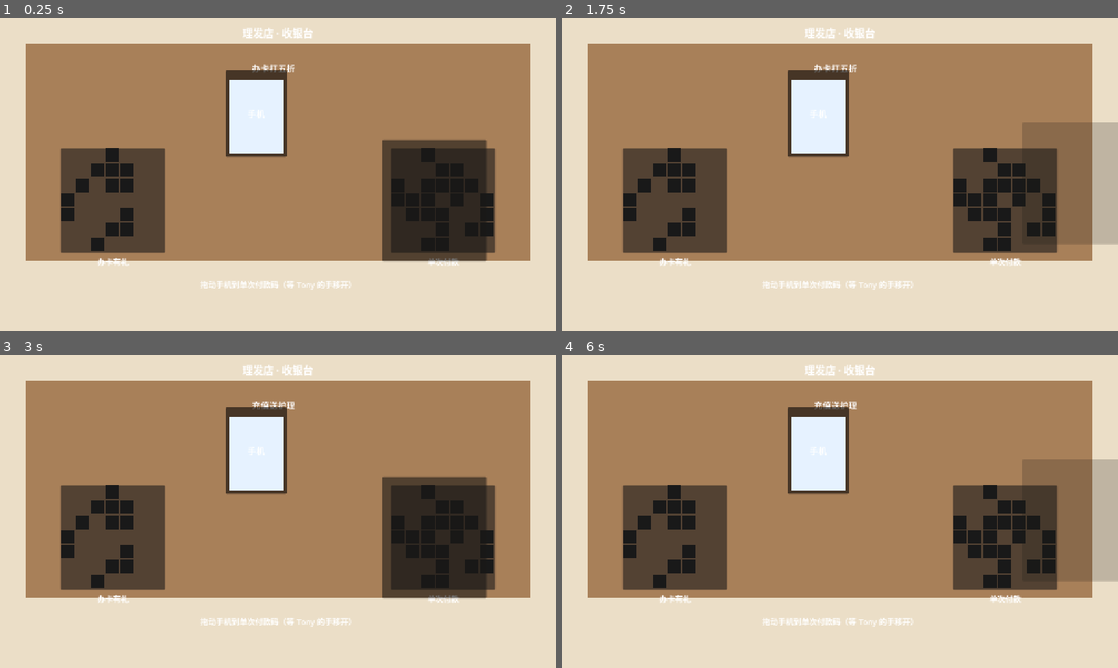
Above: before the commit, frames 1-4 (two rows, left to right).
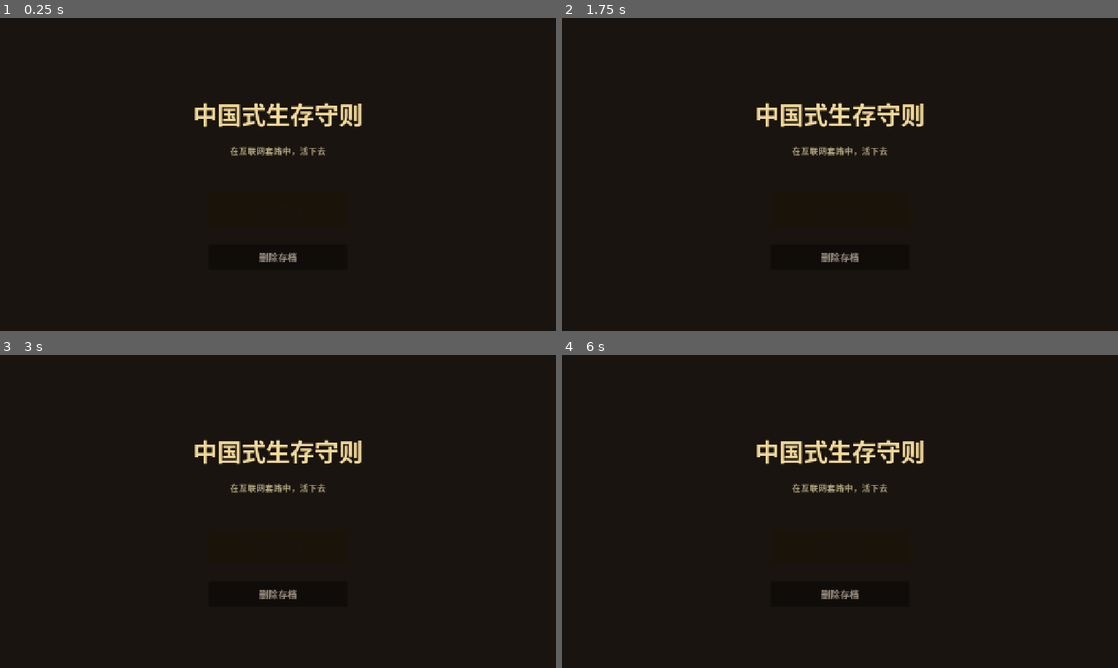
Above: after the commit, the same moments.

Repository: t5057517/zhongguoshi-shengcun-shouze
Game: Godot game, scene res://scenes/Main.tscn
The game is run twice, just before and just after one commit, with the same random seed, the same clock (stepped at 60 frames per second) and the same inputs.
Inputs (mouse positions are in pixels of both pictures, inside the frame that each line leads up to):
- Up to frame 1 (0.25 s): no input
- Up to frame 2 (1.75 s): tap Enter at 0.5 s; move the mouse to (962, 158) at 0.52 s; click (962, 158) at 0.67 s; tap Space at 1.25 s; drag from (728, 190) to (812, 237) at 1.27 s
- Up to frame 3 (3 s): move the mouse to (333, 442) at 2.02 s; click (333, 442) at 2.17 s; tap Enter at 2.75 s; drag from (250, 574) to (111, 464) at 2.77 s
- Up to frame 4 (6 s): tap Space at 3.5, 5 s; move the mouse to (1006, 558) at 3.52 s; click (1006, 558) at 3.67 s; tap Enter at 4.25 s; drag from (673, 464) to (756, 433) at 4.27 s; move the mouse to (867, 511) at 5.02 s; click (867, 511) at 5.17 s; drag from (756, 433) to (728, 527) at 5.77 s

The runs differ from the first frame. In frame 1, 93% of the frame differs, in the area x 0-100%, y 0-100%; in frame 2, 96%; in frame 3, 93%; in frame 4, 96%.

Commit message:
新增标题画面（开始生存/删除存档占位），实现第三关验证码

Diff:
--- /dev/null
+++ b/GodotPC/scenes/Level3.tscn
@@ -0,0 +1,141 @@
+[gd_scene load_steps=2 format=3 uid="uid://level3_scene"]
+
+[ext_resource type="Script" path="res://scripts/level3.gd" id="1_level3"]
+
+[node name="Level3" type="Control"]
+layout_mode = 3
+anchors_preset = 15
+anchor_right = 1.0
+anchor_bottom = 1.0
+grow_horizontal = 2
+grow_vertical = 2
+mouse_filter = 2
+script = ExtResource("1_level3")
+
+[node name="Background" type="ColorRect" parent="."]
+layout_mode = 1
+anchors_preset = 15
+anchor_right = 1.0
+anchor_bottom = 1.0
+grow_horizontal = 2
+grow_vertical = 2
+color = Color(0.94, 0.94, 0.96, 1)
+
+[node name="Title" type="Label" parent="."]
+layout_mode = 0
+offset_left = 440.0
+offset_top = 80.0
+offset_right = 840.0
+offset_bottom = 140.0
+theme_override_font_sizes/font_size = 32
+theme_override_colors/font_color = Color(0.2, 0.2, 0.25, 1)
+text = "账号登录"
+horizontal_alignment = 1
+
+[node name="PhoneInput" type="Panel" parent="."]
+layout_mode = 0
+offset_left = 420.0
+offset_top = 180.0
+offset_right = 860.0
+offset_bottom = 232.0
+
+[node name="PhoneLabel" type="Label" parent="."]
+layout_mode = 0
+offset_left = 430.0
+offset_top = 180.0
+offset_right = 850.0
+offset_bottom = 232.0
+theme_override_font_sizes/font_size = 22
+theme_override_colors/font_color = Color(0.35, 0.35, 0.4, 1)
+text = "138****8888"
+vertical_alignment = 1
+
+[node name="CodeBoxes" type="Control" parent="."]
+layout_mode = 0
+offset_left = 0.0
+offset_top = 0.0
+offset_right = 1280.0
+offset_bottom = 720.0
+mouse_filter = 2
+
+[node name="GetBtn" type="Panel" parent="."]
+layout_mode = 0
+offset_left = 500.0
+offset_top = 360.0
+offset_right = 780.0
+offset_bottom = 420.0
+self_modulate = Color(0.25, 0.5, 0.9, 1)
+mouse_filter = 0
+
+[node name="GetText" type="Label" parent="GetBtn"]
+layout_mode = 1
+anchors_preset = 15
+anchor_right = 1.0
+anchor_bottom = 1.0
+grow_horizontal = 2
+grow_vertical = 2
+theme_override_font_sizes/font_size = 22
+theme_override_colors/font_color = Color(1, 1, 1, 1)
+text = "获取验证码"
+horizontal_alignment = 1
+vertical_alignment = 1
+mouse_filter = 2
+
+[node name="Banner" type="Panel" parent="."]
+layout_mode = 0
+offset_left = 360.0
+offset_top = 40.0
+offset_right = 920.0
+offset_bottom = 100.0
+visible = false
+self_modulate = Color(1, 1, 1, 1)
+mouse_filter = 0
+
+[node name="BannerText" type="Label" parent="Banner"]
+layout_mode = 1
+anchors_preset = 15
+anchor_right = 1.0
+anchor_bottom = 1.0
+grow_horizontal = 2
+grow_vertical = 2
+theme_override_font_sizes/font_size = 20
+theme_override_colors/font_color = Color(0.1, 0.1, 0.1, 1)
+text = ""
+horizontal_alignment = 1
+vertical_alignment = 1
+mouse_filter = 2
+
+[node name="Hint" type="Label" parent="."]
+layout_mode = 0
+offset_left = 240.0
+offset_top = 600.0
+offset_right = 1040.0
+offset_bottom = 640.0
+theme_override_font_sizes/font_size = 18
+theme_override_colors/font_color = Color(0.4, 0.4, 0.45, 1)
+text = "点击获取验证码，在弹出横幅里点中真验证码"
+horizontal_alignment = 1
+autowrap_mode = 2
+
+[node name="CountLabel" type="Label" parent="."]
+layout_mode = 0
+offset_left = 240.0
+offset_top = 520.0
+offset_right = 1040.0
+offset_bottom = 560.0
+theme_override_font_sizes/font_size = 20
+theme_override_colors/font_color = Color(0.3, 0.3, 0.35, 1)
+text = ""
+horizontal_alignment = 1
+
+[node name="ResultLabel" type="Label" parent="."]
+layout_mode = 0
+offset_left = 320.0
+offset_top = 640.0
+offset_right = 960.0
+offset_bottom = 716.0
+theme_override_font_sizes/font_size = 22
+theme_override_colors/font_color = Color(0.2, 0.2, 0.25, 1)
+horizontal_alignment = 1
+vertical_alignment = 1
+autowrap_mode = 2
--- /dev/null
+++ b/GodotPC/scenes/Title.tscn
@@ -0,0 +1,101 @@
+[gd_scene load_steps=2 format=3 uid="uid://title_scene"]
+
+[ext_resource type="Script" path="res://scripts/title.gd" id="1_title"]
+
+[node name="Title" type="Control"]
+layout_mode = 3
+anchors_preset = 15
+anchor_right = 1.0
+anchor_bottom = 1.0
+grow_horizontal = 2
+grow_vertical = 2
+script = ExtResource("1_title")
+
+[node name="Background" type="ColorRect" parent="."]
+layout_mode = 1
+anchors_preset = 15
+anchor_right = 1.0
+anchor_bottom = 1.0
+grow_horizontal = 2
+grow_vertical = 2
+color = Color(0.1, 0.08, 0.06, 1)
+
+[node name="GameTitle" type="Label" parent="."]
+layout_mode = 0
+offset_left = 200.0
+offset_top = 180.0
+offset_right = 1080.0
+offset_bottom = 280.0
+theme_override_font_sizes/font_size = 56
+theme_override_colors/font_color = Color(0.95, 0.85, 0.6, 1)
+text = "中国式生存守则"
+horizontal_alignment = 1
+
+[node name="SubTitle" type="Label" parent="."]
+layout_mode = 0
+offset_left = 240.0
+offset_top = 290.0
+offset_right = 1040.0
+offset_bottom = 340.0
+theme_override_font_sizes/font_size = 20
+theme_override_colors/font_color = Color(0.7, 0.65, 0.5, 1)
+text = "在互联网套路中，活下去"
+horizontal_alignment = 1
+
+[node name="StartBtn" type="Panel" parent="."]
+layout_mode = 0
+offset_left = 480.0
+offset_top = 400.0
+offset_right = 800.0
+offset_bottom = 480.0
+self_modulate = Color(0.95, 0.75, 0.25, 1)
+mouse_filter = 0
+
+[node name="StartText" type="Label" parent="StartBtn"]
+layout_mode = 1
+anchors_preset = 15
+anchor_right = 1.0
+anchor_bottom = 1.0
+grow_horizontal = 2
+grow_vertical = 2
+theme_override_font_sizes/font_size = 30
+theme_override_colors/font_color = Color(0.1, 0.08, 0.05, 1)
+text = "开始生存"
+horizontal_alignment = 1
+vertical_alignment = 1
+mouse_filter = 2
+
+[node name="DeleteBtn" type="Panel" parent="."]
+layout_mode = 0
+offset_left = 480.0
+offset_top = 520.0
+offset_right = 800.0
+offset_bottom = 580.0
+self_modulate = Color(0.3, 0.28, 0.25, 1)
+mouse_filter = 0
+
+[node name="DeleteText" type="Label" parent="DeleteBtn"]
+layout_mode = 1
+anchors_preset = 15
+anchor_right = 1.0
+anchor_bottom = 1.0
+grow_horizontal = 2
+grow_vertical = 2
+theme_override_font_sizes/font_size = 22
+theme_override_colors/font_color = Color(0.6, 0.55, 0.5, 1)
+text = "删除存档"
+horizontal_alignment = 1
+vertical_alignment = 1
+mouse_filter = 2
+
+[node name="Toast" type="Label" parent="."]
+layout_mode = 0
+offset_left = 440.0
+offset_top = 620.0
+offset_right = 840.0
+offset_bottom = 660.0
+visible = false
+theme_override_font_sizes/font_size = 18
+theme_override_colors/font_color = Color(0.9, 0.8, 0.6, 1)
+text = "删除存档功能暂未开放"
+horizontal_alignment = 1
--- /dev/null
+++ b/GodotPC/scripts/level3.gd
@@ -0,0 +1,183 @@
+extends Control
+## 第三关：验证码
+## 登录页 6 格输入框；点获取验证码后连续弹横幅，真验证码混在杂讯横幅中。
+## 点中真验证码 = login（请完成实名认证）；点错或超时 = 记一次，3 次未中 = locked（操作频繁）。
+
+signal level_finished(result_id: String)
+
+enum Result { NONE, LOGIN, LOCKED }
+
+@onready var code_boxes: Control = $CodeBoxes
+@onready var get_btn: Panel = $GetBtn
+@onready var banner: Panel = $Banner
+@onready var banner_text: Label = $Banner/BannerText
+@onready var hint: Label = $Hint
+@onready var result_label: Label = $ResultLabel
+@onready var count_label: Label = $CountLabel
+
+var result := Result.NONE
+
+# 验证码真值
+var real_code := ""
+# 横幅队列（名称 + 是否真验证码）
+var banners: Array = []
+var banner_index := 0
+var banner_visible := false
+var banner_timer := 0.0
+const BANNER_SHOW_TIME := 2.0
+const BANNER_GAP := 0.5
+
+var miss_count := 0
+var miss_timer := 0.0
+var waiting_miss := false
+
+var can_get := true
+var get_cd := 0.0
+
+func _ready() -> void:
+	_setup_boxes()
+	banner.visible = false
+	get_btn.mouse_filter = Control.MOUSE_FILTER_STOP
+	get_btn.gui_input.connect(_on_get_btn_input)
+	count_label.text = ""
+	mouse_filter = Control.MOUSE_FILTER_IGNORE
+	# 让横幅、输入框等子节点不拦截鼠标
+	for child in get_children():
+		if child is Control and child != get_btn:
+			child.mouse_filter = Control.MOUSE_FILTER_IGNORE
+	banner.mouse_filter = Control.MOUSE_FILTER_STOP
+	banner.gui_input.connect(_on_banner_input)
+
+func _setup_boxes() -> void:
+	# 6 格验证码输入框（视觉占位）
+	for i in 6:
+		var box := Panel.new()
+		box.position = Vector2(500 + i * 60, 260)
+		box.size = Vector2(48, 56)
+		box.mouse_filter = Control.MOUSE_FILTER_IGNORE
+		code_boxes.add_child(box)
+	real_code = _gen_code()
+
+func _gen_code() -> String:
+	var s := ""
+	for i in 6:
+		s += str(randi() % 10)
+	return s
+
+func _process(delta: float) -> void:
+	if result != Result.NONE:
+		return
+
+	# 获取按钮冷却
+	if not can_get:
+		get_cd -= delta
+		if get_cd <= 0.0:
+			can_get = true
+
+	# 横幅轮播
+	if banner_visible:
+		banner_timer += delta
+		if banner_timer >= BANNER_SHOW_TIME:
+			_hide_banner()
+	# 横幅间隔
+	if not banner_visible and not banners.is_empty() and banner_index < banners.size():
+		banner_timer += delta
+		if banner_timer >= BANNER_GAP:
+			_show_banner()
+
+	# 未点中验证码的倒计时（横幅弹出后超时未点 = 记一次 miss）
+	if waiting_miss:
+		miss_timer += delta
+		if miss_timer >= BANNER_SHOW_TIME + BANNER_GAP:
+			waiting_miss = false
+			_miss()
+
+func _on_get_btn_input(event: InputEvent) -> void:
+	if event is InputEventMouseButton and event.button_index == MOUSE_BUTTON_LEFT and event.pressed:
+		if not can_get or result != Result.NONE:
+			return
+		can_get = false
+		get_cd = 5.0
+		_build_banners()
+
+func _build_banners() -> void:
+	# 构造横幅队列：真验证码 + 杂讯横幅（双十一/贷款/点赞）
+	banners = [
+		{"text": "双十一全场 5 折！点击领券", "is_real": false},
+		{"text": "你的验证码：" + real_code, "is_real": true},
+		{"text": "恭喜获得 30 万贷款额度", "is_real": false},
+		{"text": "你的好友给你点了个赞", "is_real": false},
+	]
+	# 打乱顺序，但保证真验证码在其中
+	banners.shuffle()
+	banner_index = 0
+	banner_timer = 0.0
+	banner_visible = false
+	miss_count = 0
+	update_count()
+	waiting_miss = false
+	hint.text = "点中带有验证码的横幅"
+
+func _show_banner() -> void:
+	if banner_index >= banners.size():
+		return
+	var b = banners[banner_index]
+	banner_text.text = b["text"]
+	banner.visible = true
+	banner_visible = true
+	banner_timer = 0.0
+	if b["is_real"]:
+		# 真验证码横幅：开始计时，超时未点 = miss
+		waiting_miss = true
+		miss_timer = 0.0
+	else:
+		waiting_miss = false
+
+func _hide_banner() -> void:
+	banner.visible = false
+	banner_visible = false
+	banner_timer = 0.0
+	banner_index += 1
+
+func _on_banner_input(event: InputEvent) -> void:
+	if event is InputEventMouseButton and event.button_index == MOUSE_BUTTON_LEFT and event.pressed:
+		if not banner_visible:
+			return
+		var b = banners[banner_index]
+		if b["is_real"]:
+			_login()
+		else:
+			_miss()
+
+func _login() -> void:
+	result = Result.LOGIN
+	banner.visible = false
+	result_label.text = "请完成实名认证\n（你已登录）"
+	result_label.add_theme_color_override("font_color", Color(0.15, 0.6, 0.3))
+	level_finished.emit("login")
+
+func _miss() -> void:
+	if result != Result.NONE:
+		return
+	miss_count += 1
+	update_count()
+	hint.text = "没点中验证码（" + str(miss_count) + "/3）"
+	# 跳过一个横幅（当前这个作废）
+	if banner_visible:
+		_hide_banner()
+	if miss_count >= 3:
+		_locked()
+	else:
+		# 重新开始一轮横幅
+		_build_banners()
+
+func _locked() -> void:
+	result = Result.LOCKED
+	banner.visible = false
+	get_btn.modulate = Color(0.5, 0.5, 0.5, 1)
+	result_label.text = "操作频繁，请稍后再试"
+	result_label.add_theme_color_override("font_color", Color(0.75, 0.2, 0.15))
+	level_finished.emit("locked")
+
+func update_count() -> void:
+	count_label.text = "剩余尝试：" + str(3 - miss_count)
--- a/GodotPC/scripts/main.gd
+++ b/GodotPC/scripts/main.gd
@@ -1,15 +1,32 @@
 extends Control
-## 中国式生存守则 — 主场景：关卡管理
+## 中国式生存守则 — 主场景：标题 → 关卡管理
 
+const TitleScene := preload("res://scenes/Title.tscn")
 const Level1Scene := preload("res://scenes/Level1.tscn")
 const Level2Scene := preload("res://scenes/Level2.tscn")
+const Level3Scene := preload("res://scenes/Level3.tscn")
 
-const LEVELS := [Level1Scene, Level2Scene]
+const LEVELS := [Level1Scene, Level2Scene, Level3Scene]
 
+var title_screen: Node = null
 var current_level: Node = null
 var current_index := 0
 
 func _ready() -> void:
+	_show_title()
+
+func _show_title() -> void:
+	if current_level:
+		current_level.queue_free()
+		current_level = null
+	title_screen = TitleScene.instantiate()
+	add_child(title_screen)
+	title_screen.start_game.connect(_on_start_game)
+
+func _on_start_game() -> void:
+	if title_screen:
+		title_screen.queue_free()
+		title_screen = null
 	_load_level(0)
 
 func _load_level(index: int) -> void:
@@ -23,7 +40,7 @@
 	current_level.level_finished.connect(_on_level_finished)
 
 func _on_level_finished(result_id: String) -> void:
-	# 结果演出后，黑屏 0.5s 转场，进入下一关（当前 4 关规划，暂实现 2 关，循环演示）
+	# 结果演出后，黑屏 0.5s 转场，进入下一关（当前 4 关规划，暂实现 3 关，循环演示）
 	print("关卡结束，结果：", result_id)
 	var fade := ColorRect.new()
 	fade.color = Color(0, 0, 0, 1)
--- /dev/null
+++ b/GodotPC/scripts/title.gd
@@ -0,0 +1,26 @@
+extends Control
+## 标题画面：游戏标题 + 开始生存（进第一关）+ 删除存档（无功能）
+
+signal start_game
+
+@onready var start_btn: Panel = $StartBtn
+@onready var delete_btn: Panel = $DeleteBtn
+@onready var toast: Label = $Toast
+
+func _ready() -> void:
+	start_btn.gui_input.connect(_on_start_gui_input)
+	delete_btn.gui_input.connect(_on_delete_gui_input)
+	start_btn.mouse_filter = Control.MOUSE_FILTER_STOP
+	delete_btn.mouse_filter = Control.MOUSE_FILTER_STOP
+
+func _on_start_gui_input(event: InputEvent) -> void:
+	if event is InputEventMouseButton and event.button_index == MOUSE_BUTTON_LEFT and event.pressed:
+		start_game.emit()
+
+func _on_delete_gui_input(event: InputEvent) -> void:
+	if event is InputEventMouseButton and event.button_index == MOUSE_BUTTON_LEFT and event.pressed:
+		toast.text = "删除存档功能暂未开放"
+		toast.visible = true
+		var tween := create_tween()
+		tween.tween_interval(1.2)
+		tween.tween_callback(func(): toast.visible = false)
Not shown, added: GodotPC/scripts/level3.gd.uid
Not shown, added: GodotPC/scripts/title.gd.uid
